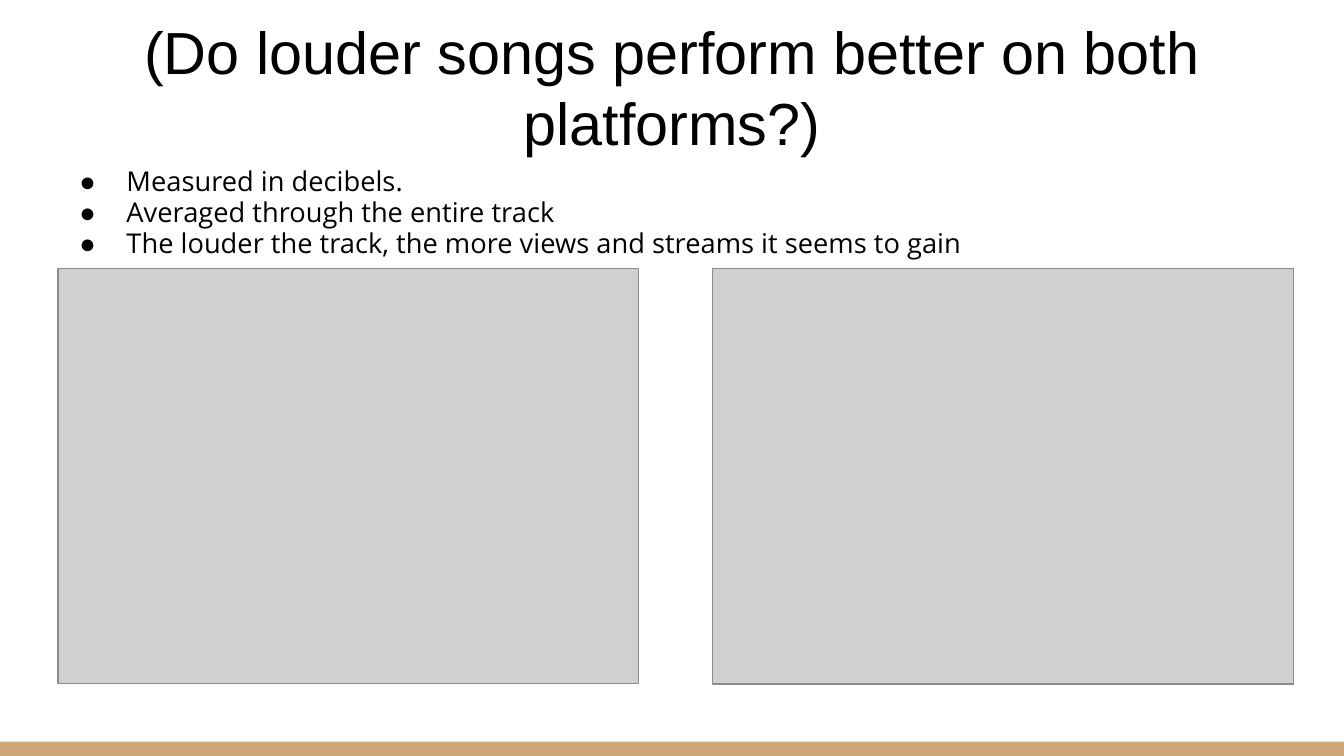
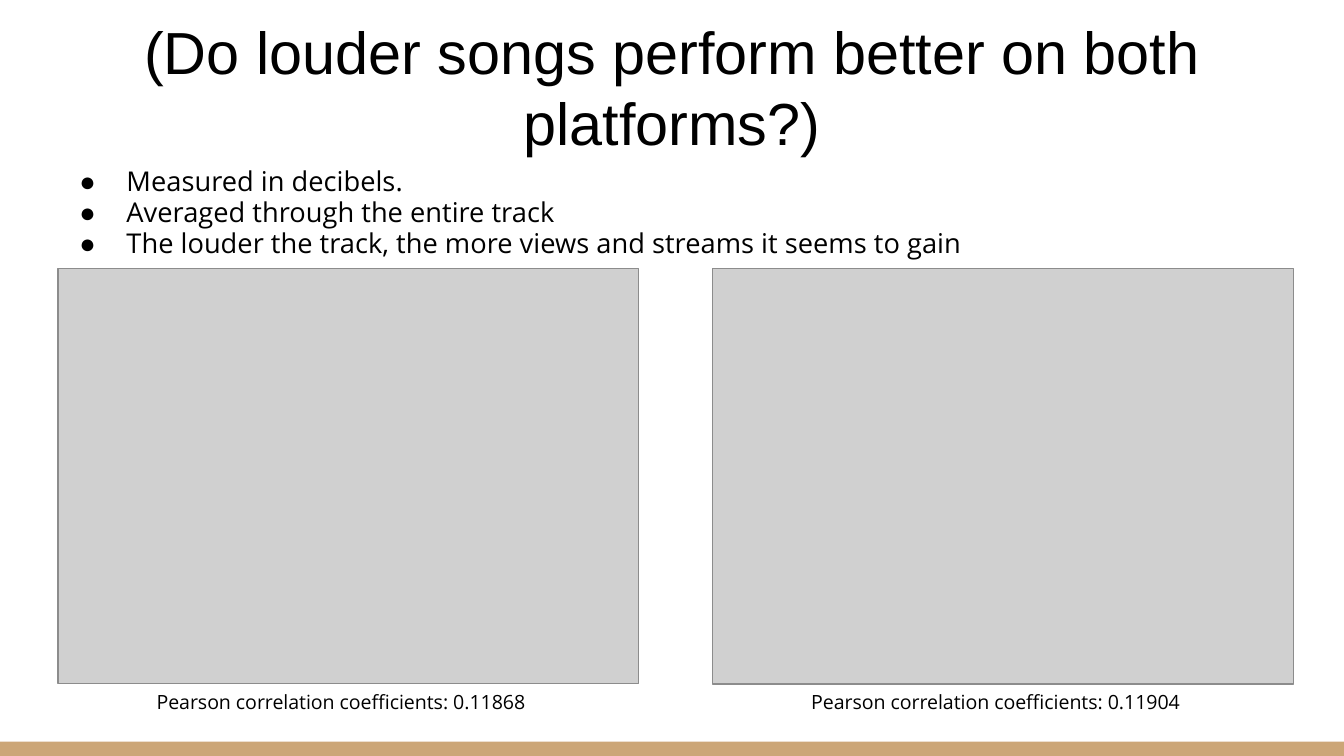
Before and after one commit to Nicholas-Simpson/Project1, a slide deck: slide 7 of Group 3 Presentation.pptx. Drawn at 1344x756 pixels with LibreOffice and Linux fonts; fonts in the diff are those of the drawing; grey boxes stand for pictures. Boxes give left, top, right and bottom in pixels: in the first picture for what was removed or moved away, otherwise in the second. Text is boxed around its words. In the diff, an @@ line names an element or a change of style, - is before the commit and + after.

Commit message:
altered slide correlations
put in pearson correlation data for numerical data

```diff
--- a/Group 3 Presentation.pptx
+++ b/Group 3 Presentation.pptx
@@ text added at (157, 694, 525, 710), 10.5 pt, text #000000 @@
+Pearson correlation coefficients: 0.11868
@@ text added at (811, 694, 1180, 710), 10.5 pt, text #000000 @@
+Pearson correlation coefficients: 0.11904
```
Also in this commit, not shown: 6 other slides changed.
